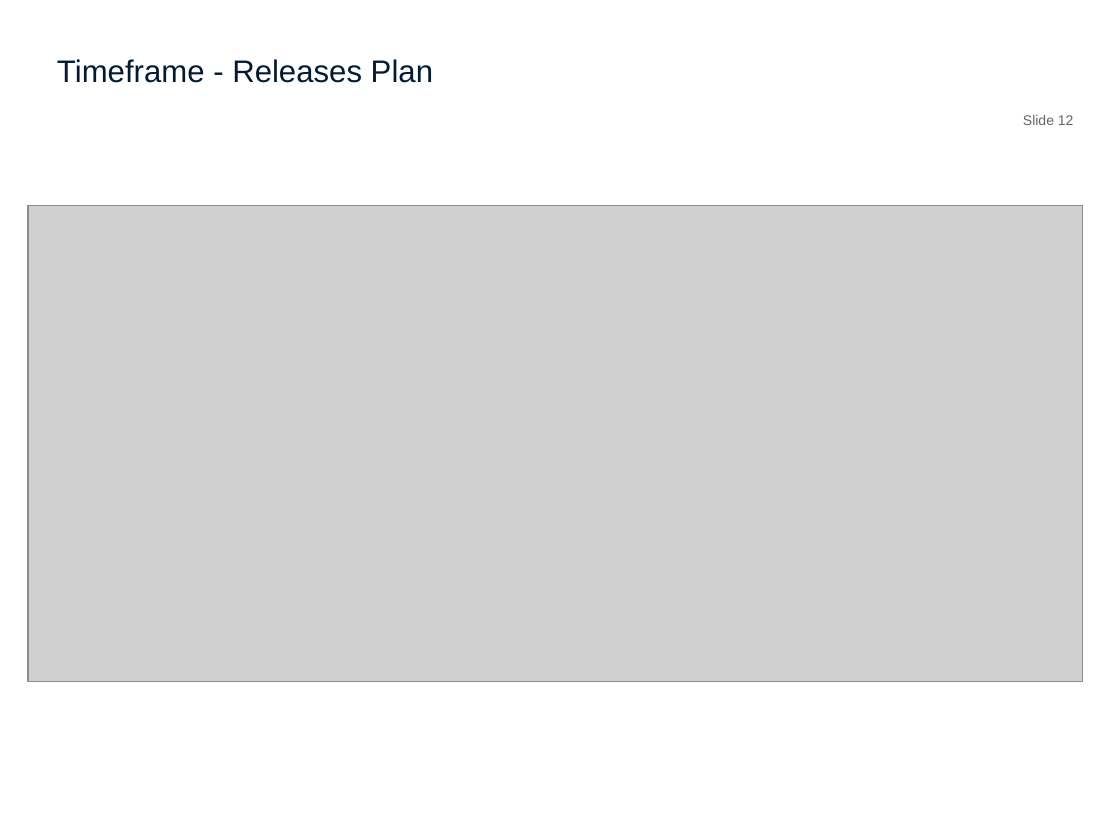
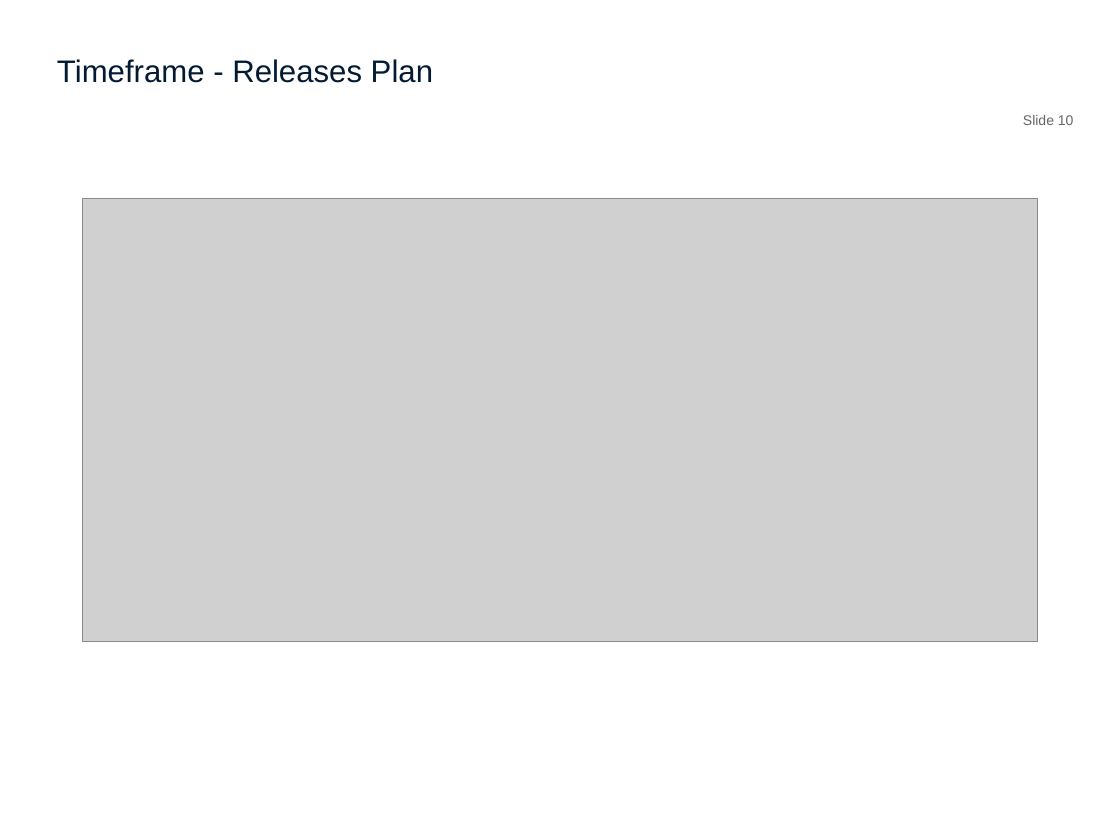
Before and after one commit to syedmehdifaraz/CateringService, a slide deck: slide 10 of Inception/CateringServices_InceptionPresentation_v1.pptx (slide 12 before the commit). Drawn at 1120x840 pixels with LibreOffice and Linux fonts; fonts in the diff are those of the drawing; grey boxes stand for pictures; background and template pictures are left out. Boxes give left, top, right and bottom in pixels: in the first picture for what was removed or moved away, otherwise in the second. Text is boxed around its words. In the diff, an @@ line names an element or a change of style, - is before the commit and + after.

```diff
--- a/Inception/CateringServices_InceptionPresentation_v1.pptx
+++ b/Inception/CateringServices_InceptionPresentation_v1.pptx
@@ page number at (x1=1023, y1=115, x2=1074, y2=125): text changed @@
-Slide 12
+Slide 10
@@ picture resized from (x1=28, y1=205, x2=1083, y2=681) to (x1=82, y1=198, x2=1037, y2=642) @@
```
Also in this commit, not shown: 5 other slides changed, 2 slides removed.
